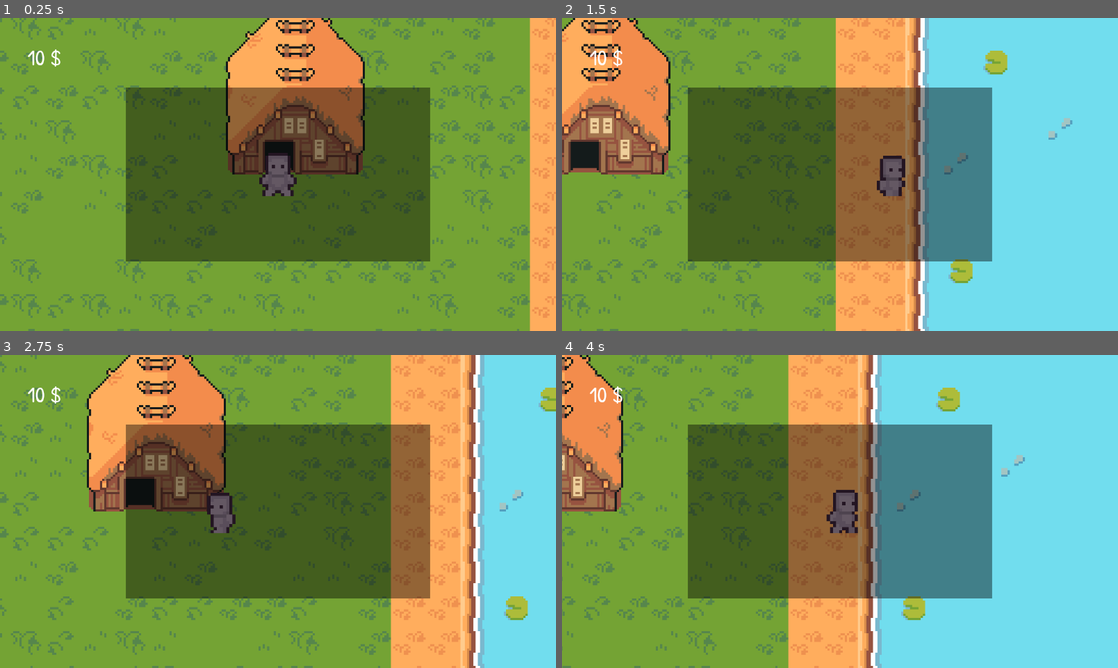
Above: before the commit, frames 1-4 (two rows, left to right).
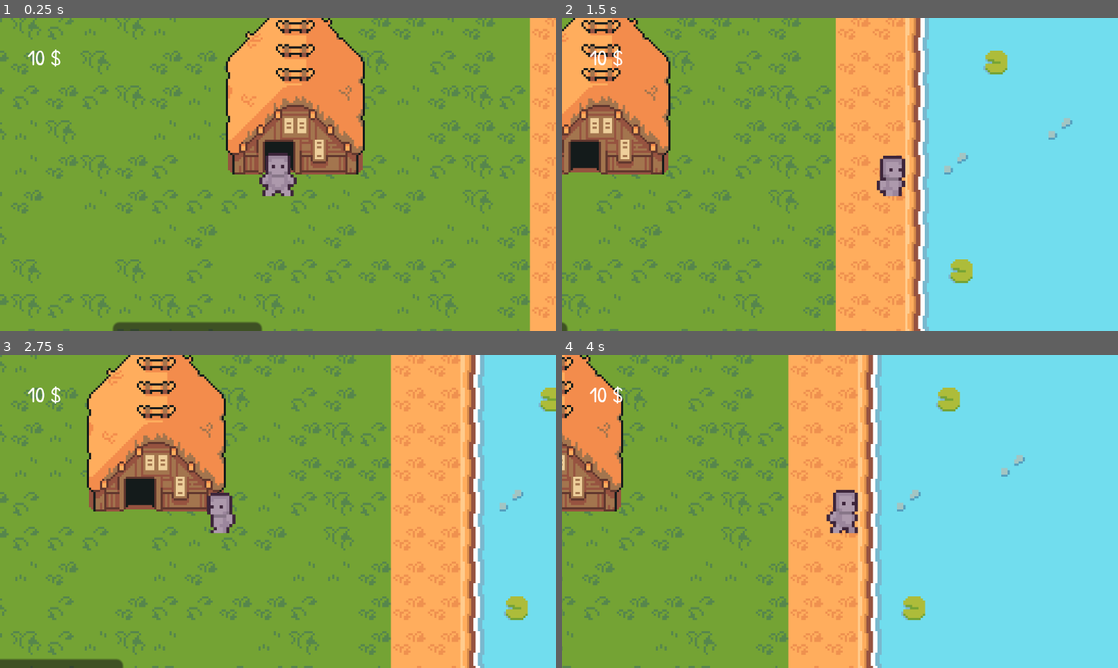
Above: after the commit, the same moments.

Repository: NileKnight1/tycoon
Game: Godot game, scene res://scenes/game.tscn
The game is run twice, just before and just after one commit, with the same random seed, the same clock (stepped at 60 frames per second) and the same inputs.
Inputs (mouse positions are in pixels of both pictures, inside the frame that each line leads up to):
- Up to frame 1 (0.25 s): no input
- Up to frame 2 (1.5 s): tap Enter (ui_accept) at 0.5, 0.77 s; move the mouse to (962, 158) at 0.52 s; hold E (interact) 0.53-1.28 s; hold D (right) from 0.53 s (still down); move the mouse to (728, 190) at 1.27 s; tap Shift (sprint) at 1.35 s
- Up to frame 3 (2.75 s): tap Enter (ui_accept) at 1.52 s; move the mouse to (333, 442) at 2.02 s; release D (right) at 2.03 s; hold A (left) from 2.03 s (still down); tap Alt at 2.1 s
- Up to frame 4 (4 s): move the mouse to (812, 574) at 2.77 s; release A (left) at 2.78 s; hold D (right) from 2.78 s (still down); tap E (interact) at 2.85 s; tap Enter (ui_accept) at 3.02, 3.77 s; move the mouse to (1006, 558) at 3.52 s; hold Shift (sprint) from 3.53 s (still down)

The runs differ from the first frame. In frame 1, 31% of the frame differs, in the area x 20-78%, y 22-100%; in frame 2, 30%; in frame 3, 31%; in frame 4, 30%.

Commit message:
Inevntory with images

Diff:
--- a/scenes/game.tscn
+++ b/scenes/game.tscn
@@ -603,6 +603,7 @@
 [node name="gui" type="CanvasLayer" parent="."]
 
 [node name="inventory" type="CanvasLayer" parent="gui"]
+visible = false
 script = ExtResource("7_gee14")
 
 [node name="ColorRect" type="ColorRect" parent="gui/inventory"]
@@ -687,6 +688,10 @@
 limit_right = 1431
 limit_bottom = -1504
 
+[node name="TextureButton" type="SpinBox" parent="."]
+offset_right = 86.5625
+offset_bottom = 40.0
+
 [connection signal="body_entered" from="map/Area2D" to="." method="_on_area_2d_body_entered"]
 [connection signal="body_exited" from="map/Area2D" to="." method="_on_area_2d_body_exited"]
 [connection signal="body_entered" from="map/house" to="." method="_on_house_body_entered"]
--- a/scripts/global.gd
+++ b/scripts/global.gd
@@ -16,7 +16,7 @@
 func update_currency(amount):
 	#print("I came hered")
 	currency += amount
-	print(currency)
+	#print(currency)
 
 var items = [
 	{"name": "Apple", "price": 5},
@@ -27,13 +27,25 @@
 	{"name": "Green Grape", "price": 5},
 	{"name": "Potato", "price": 5},
 	{"name": "Tomato", "price": 5},
+	{"name": "Kiwi", "price": 5},
+	{"name": "Lime", "price": 5},
+	{"name": "Lemon", "price": 5},
+	{"name": "Peach", "price": 5},
+	{"name": "Blueberry", "price": 5},
+	{"name": "Cherry", "price": 5},
+	{"name": "Eggplant", "price": 5},
 
 
 
 ]
 
 var tiers = [
-	["Apple", "Banana", "Red Grape", "Orange", "Watermelon", "Green Grape", "Potato", "Tomato"]
+	["Apple", "Banana", "Red Grape", "Orange", "Watermelon",
+	"Green Grape", "Potato", "Tomato",
+	"Kiwi", "Lime", "Lemon", "Peach",
+	"Blueberry", "Cherry", "Eggplant"
+
+	]
 ]
 
 func chest_opened(tier):
--- a/scripts/inventory.gd
+++ b/scripts/inventory.gd
@@ -108,7 +108,7 @@
 		if(sell):
 			global.update_currency(inventory_items[inventory_location]["price"]*abs(amount))
 			refresh_currency()
-			print(inventory_items[inventory_location]["price"]*abs(amount))
+			#print(inventory_items[inventory_location]["price"]*abs(amount))
 
 
 		if(inventory_items[inventory_location]["amount"] < 1):
@@ -129,31 +129,47 @@
 	#refresh_inventory(1)
 	#
 
+var item_order
 
 func refresh_inventory(case):
 	#name1.text = inventory_items[0]["name"]
 	#amount1.text = str(inventory_items[0]["amount"])
+	#print("New lap")
 
 	#var safe_inv = 0
+
+
 	var row = 0
+
+	var button = Button.new()
+	var all = Button.new()
+	var amount_input = SpinBox.new()
 
 	for child in get_children():
 		if child is Label or child is Button or child is SpinBox or child is TextureButton:
 			child.queue_free()
 
-	var sss = Button.new()
-	add_child(sss)
-	sss.text = "Nothing"
-	sss.position = Vector2(500,500)
+	var item_name = Label.new()
+	var item_price = Label.new()
+
+
+	add_child(item_name)
+	item_name.text = "Item"
+	item_name.position = Vector2(870,200)
+
+	add_child(item_price)
+	item_price.text = "0$"
+	item_price.position = Vector2(870,250)
+
 
 	for i in len(inventory_items):
-
-		#if i >= len(inventory_items): return
+		#print("row: " + str(row))
+		#if i >= lenas(inventory_items): return
 
 
 
 		var xpos = (row*100)+300
-		var ypos = (i*100)+180
+		var ypos = ((i-(4*row))*100)+180
 
 		var icon = TextureButton.new()
 		icon.texture_normal = load("res://assets/items/%s.png" % inventory_items[i]["name"])
@@ -170,16 +186,39 @@
 		#name1.position = Vector2(360, ypos)
 		#name1.text = inventory_items[i]["name"]
 
+		icon.scale = Vector2.ONE
+
 		var amount = Label.new()
 		add_child(amount)
 		amount.position = Vector2(xpos+64, ypos+40)
 		amount.text = str(int(inventory_items[i]["amount"]))
 
 		icon.pressed.connect(func():
-			sss.text = inventory_items[i]["name"]
+			item_name.text = inventory_items[i]["name"]
+			item_price.text = str(inventory_items[i]["price"]) + "$"
+			item_order = i
+			print(item_order)
+
+			all.disabled = 0
+			amount_input.editable = 1
+			button.disabled = 0
+			amount_input.max_value = inventory_items[item_order]["amount"]
 		)
 
-		if (i % 4 == 0):
+		icon.mouse_entered.connect(func():
+			icon.create_tween().tween_property(
+				icon, "scale", Vector2(1.15, 1.15), 0.12
+			)
+		)
+
+		icon.mouse_exited.connect(func():
+			icon.create_tween().tween_property(
+				icon, "scale", Vector2.ONE, 0.12
+			)
+		)
+
+		if (i % 4 == 3):
+			#print("i " + str(i))
 			row +=1
 
 		#
@@ -215,9 +254,48 @@
 			#
 			#button.pressed.connect(sell_press)
 			#all.pressed.connect(select_all)
-	#if(case):
-		#var button
-	#
+	if(case):
+
+		button.disabled = 1
+		all.disabled = 1
+		amount_input.editable = 0
+
+		all.text = "All"
+		button.text = "Sell"
+
+		add_child(button)
+		add_child(all)
+		add_child(amount_input)
+
+		button.position = Vector2(870,300)
+		all.position = Vector2(870,350)
+		amount_input.position = Vector2(870,400)
+
+
+
+		amount_input.min_value = 1
+		amount_input.max_value = 15
+		#amount_input.max_value = inventory_items[item_order]["amount"]
+
+
+		var sell_press = func():
+			_update_inventory(inventory_items[item_order]["name"], -amount_input.value, 1)
+
+			#print(inventory_items)
+			#print(item_order)
+			#print(inventory_items[item_order])
+			#print(inventory_items[item_order]["name"])
+			#
+			#print(amount_input.value)
+
+
+		var select_all = func():
+			amount_input.value = amount_input.max_value
+
+		button.pressed.connect(sell_press)
+		all.pressed.connect(select_all)
+
+
 
 	#print("Inventory refreshed")
 	#print("Case " + str(case))
@@ -248,7 +326,7 @@
 		#
 
 func _on_sell_pressed() -> void:
-	if(inventory_opened == 1): print("im not glitching")
+	#if(inventory_opened == 1): print("im not glitching")
 
 	if(inventory_opened == 0):
 		inventory.visible = 1
--- a/scripts/worker1.gd
+++ b/scripts/worker1.gd
@@ -21,7 +21,7 @@
 
 func start():
 	move_ = 1
-	print(move_)
+	#print(move_)
 
 
 func worker_back():
